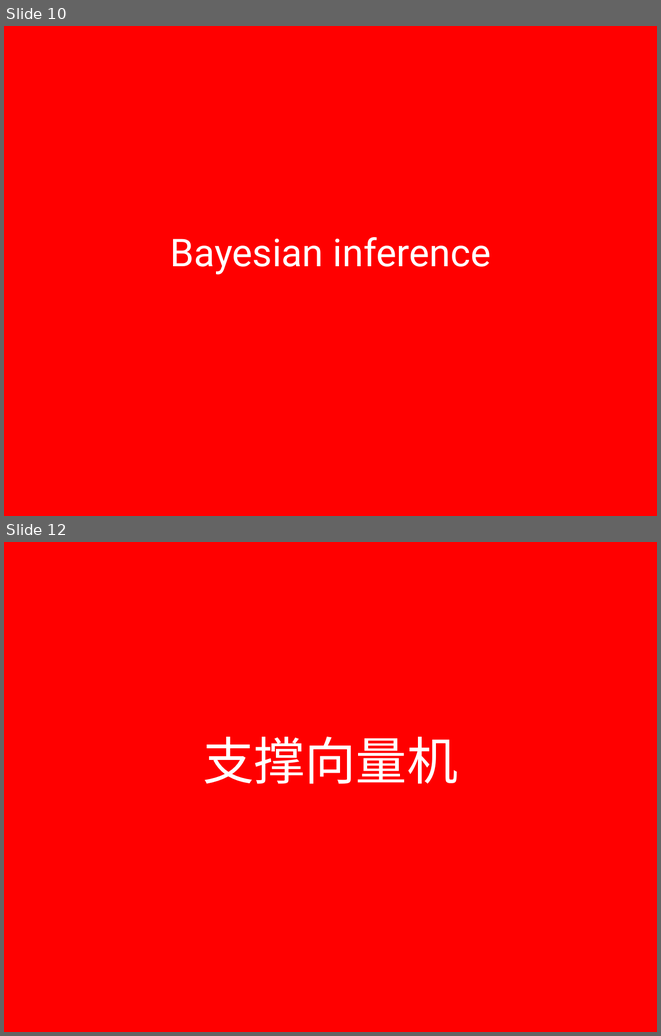
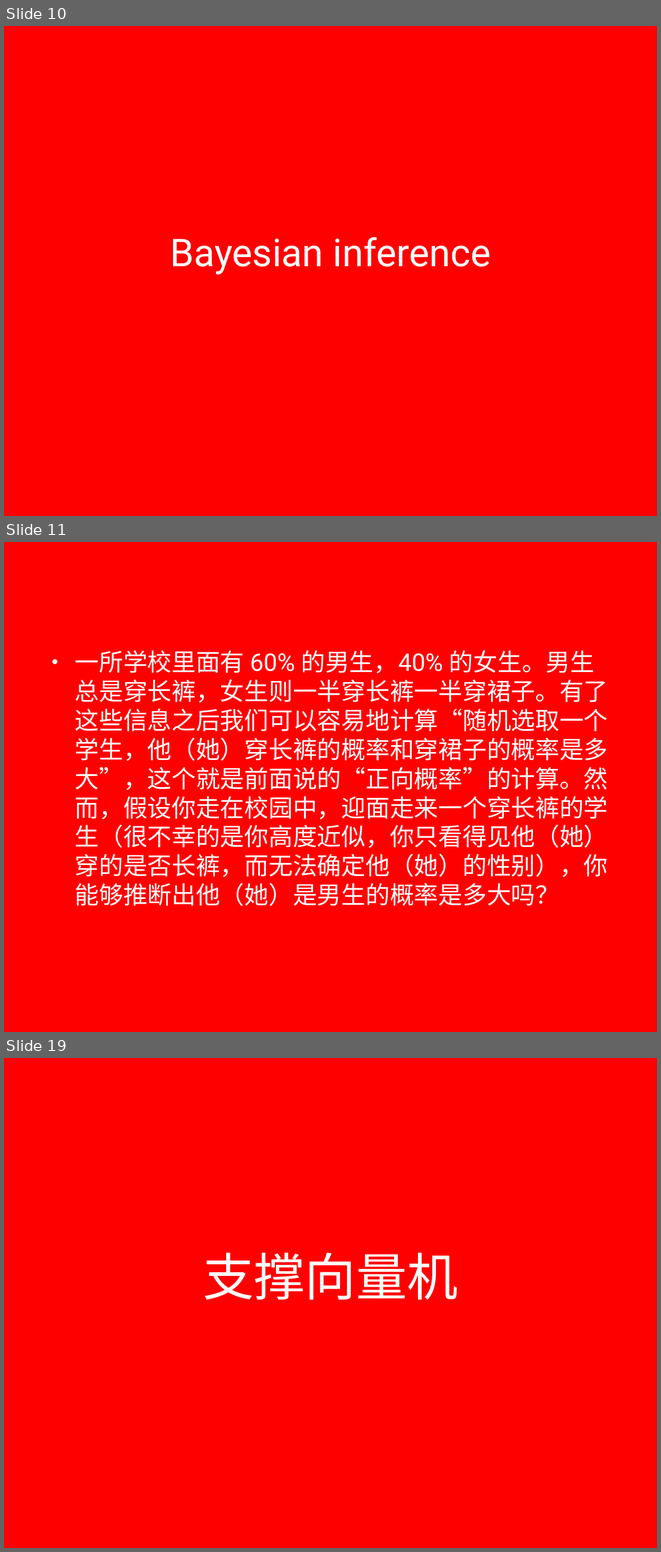
Before and after one commit to lizhanhui/ml, a slide deck: doc/presentation.pptx. Shown one above the other, each under a label of ours: slides 10 and 12 before the commit, slides 10, 11 and 19 after it; the slides between them are not shown. The pictures are 661x1036 and 661x1552 pixels, drawn with LibreOffice and Linux fonts; fonts in the diff are those of the drawing; background and template pictures are left out. Boxes give left, top, right and bottom in pixels: in the first picture for what was removed or moved away, otherwise in the second. Text is boxed around its words. In the diff, an @@ line names an element or a change of style, - is before the commit and + after.

```diff
--- a/doc/presentation.pptx
+++ b/doc/presentation.pptx
@@ slide 11 added at (4,542,657,1032), background picture (left out) @@
@@ text added at (75,650,608,906), 38 pt, text #FFFFFF @@
+• 一所学校里面有 60% 的男生，40% 的女生。男生总是穿长裤，女生则一半穿长裤一半穿裙子。有了这些信息之后我们可以容易地计算“随机选取一个学生，他（她）穿长裤的概率和穿裙子的概率是多大”，这个就是前面说的“正向概率”的计算。然而，假设你走在校园中，迎面走来一个穿长裤的学生（很不幸的是你高度近似，你只看得见他（她）穿的是否长裤，而无法确定他（她）的性别），你能够推断出他（她）是男生的概率是多大吗？
@@ what was slide 12 is now slide 19 @@
```
Also in this commit, not shown: 3 slides changed, 7 other slides added, 1 slide removed.
